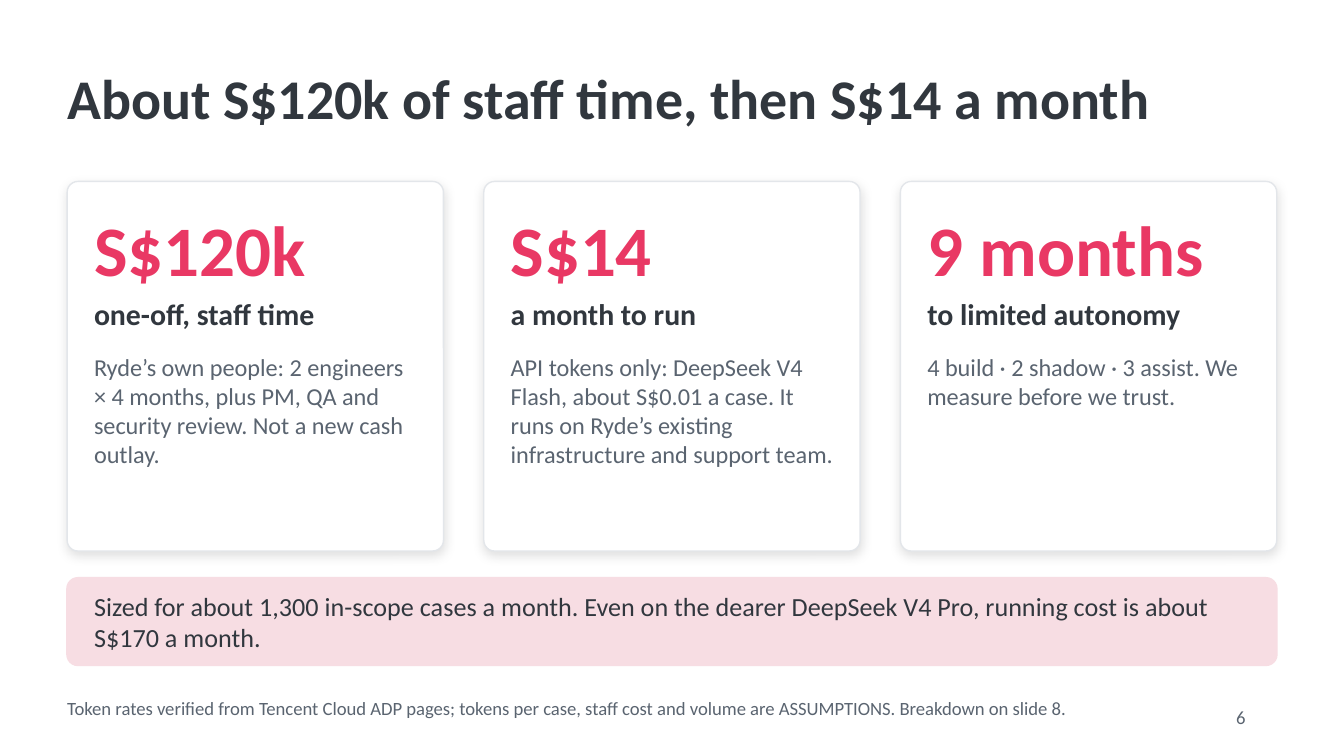
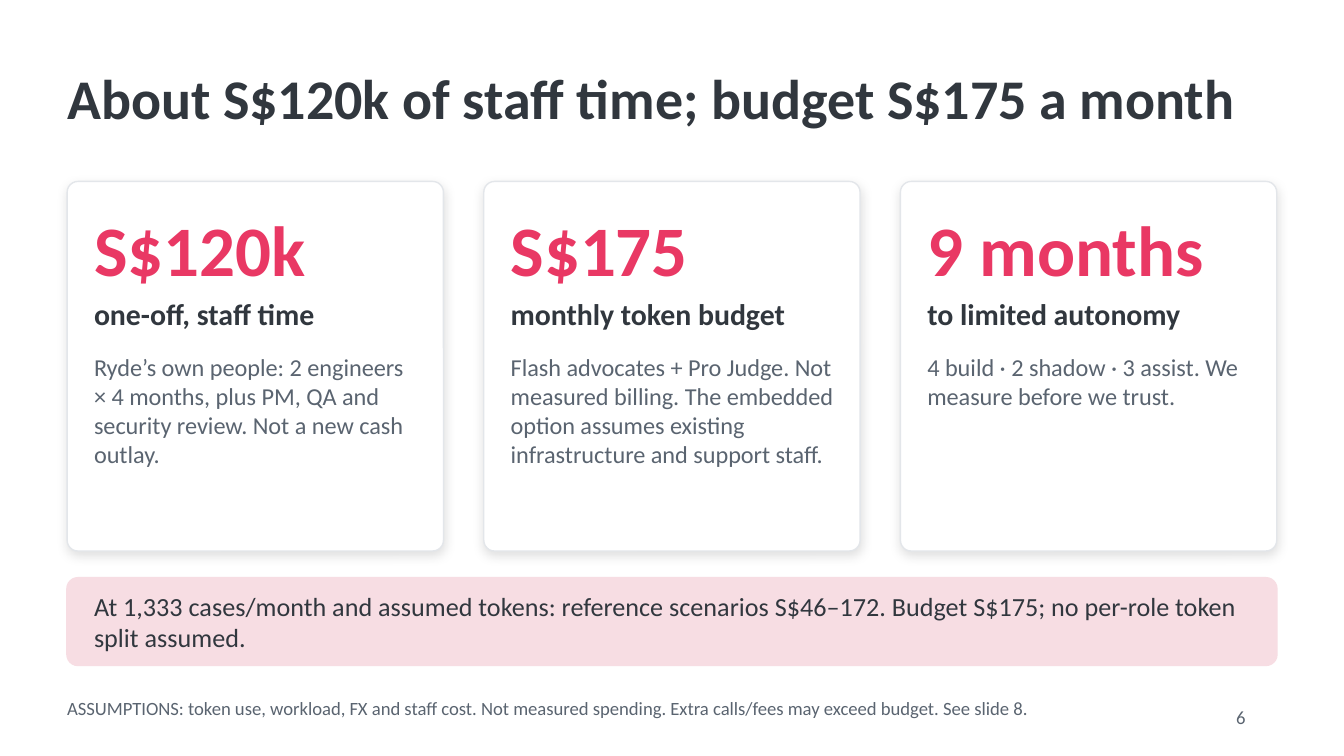
Before and after one commit to hermicaduceus/ryde-dispute-resolution-submission, a slide deck: slide 6 of tools/deployment/ryde-dispute-pitch.pptx. Drawn at 1344x756 pixels with LibreOffice and Linux fonts; fonts in the diff are those of the drawing. Boxes give left, top, right and bottom in pixels: in the first picture for what was removed or moved away, otherwise in the second. Text is boxed around its words. In the diff, an @@ line names an element or a change of style, - is before the commit and + after.

Commit message:
docs: align model roles, evaluation and cost scenarios

```diff
--- a/tools/deployment/ryde-dispute-pitch.pptx
+++ b/tools/deployment/ryde-dispute-pitch.pptx
@@ text at (67,79,1234,129): text changed @@
-About S$120k of staff time, then S$14 a month
+About S$120k of staff time; budget S$175 a month
@@ text at (511,229,688,284): text changed @@
-S$14
+S$175
@@ text at (511,304,785,330): text changed @@
-a month to run
+monthly token budget
@@ text at (511,359,833,467): text changed @@
-API tokens only: DeepSeek V4 Flash, about S$0.01 a case. It runs on Ryde’s existing infrastructure and support team.
+Flash advocates + Pro Judge. Not measured billing. The embedded option assumes existing infrastructure and support staff.
@@ text at (94,598,1235,652): text changed @@
-Sized for about 1,300 in-scope cases a month. Even on the dearer DeepSeek V4 Pro, running cost is about S$170 a month.
+At 1,333 cases/month and assumed tokens: reference scenarios S$46–172. Budget S$175; no per-role token split assumed.
@@ text at (67,702,1027,718): text changed @@
-Token rates verified from Tencent Cloud ADP pages; tokens per case, staff cost and volume are ASSUMPTIONS. Breakdown on slide 8.
+ASSUMPTIONS: token use, workload, FX and staff cost. Not measured spending. Extra calls/fees may exceed budget. See slide 8.
```
Also in this commit, not shown: 5 other slides changed, 5 other files.
